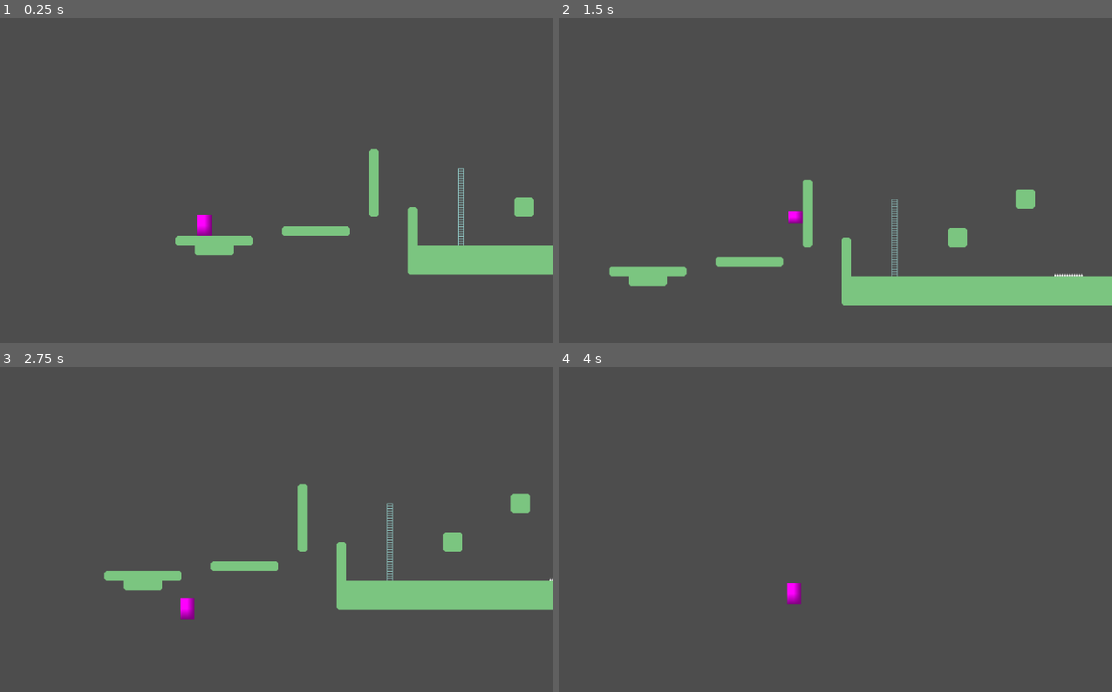
Above: before the commit, frames 1-4 (two rows, left to right).
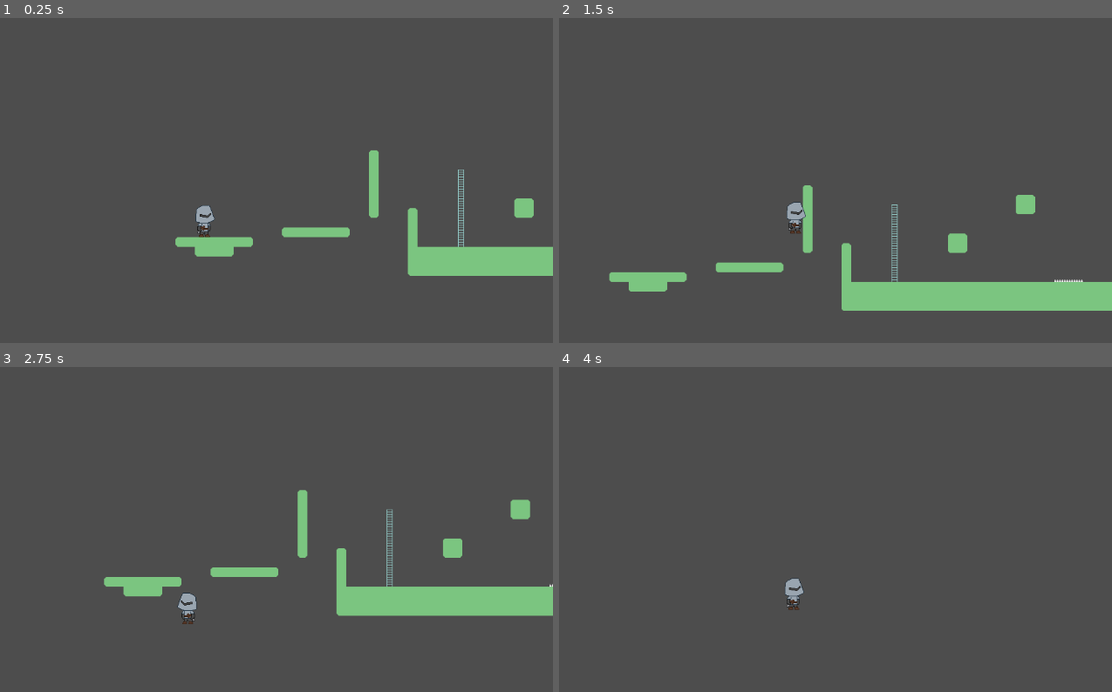
Above: after the commit, the same moments.

Repository: maxf6-283/vengeance-knight
Game: Godot game, scene res://objects/dummy_level/dummy_level.tscn
The game is run twice, just before and just after one commit, with the same random seed, the same clock (stepped at 60 frames per second) and the same inputs.
Inputs:
- Up to frame 1 (0.25 s): no input
- Up to frame 2 (1.5 s): hold D (walk_right) from 0.53 s (still down); tap C (roll) at 0.6, 1.35 s; tap Space (jump) at 0.77 s
- Up to frame 3 (2.75 s): tap Space (jump) at 1.52 s; release D (walk_right) at 2.03 s; hold A (walk_left) from 2.03 s (still down); tap C (roll) at 2.1 s
- Up to frame 4 (4 s): release A (walk_left) at 2.78 s; hold D (walk_right) from 2.78 s (still down); tap C (roll) at 2.85, 3.6 s; tap Space (jump) at 3.02, 3.77 s

The runs differ from the first frame. In frame 1, 1.0% of the frame differs, in the area x 31-100%, y 40-80%; in frame 2, 3.4%; in frame 3, 3.4%, in the area x 18-100%, y 35-80%; in frame 4, 0.2%.

Commit message:
Added knight idle

Diff:
--- a/objects/dummy_level/dummy_level.tscn
+++ b/objects/dummy_level/dummy_level.tscn
@@ -14,9 +14,6 @@
 tile_map_data = PackedByteArray("AAAAAAoAAQADAAEAAAABAAoAAQAAAAAAAAACAAoAAQAAAAAAAAADAAoAAQAAAAAAAAAEAAoAAQAAAAAAAAAFAA …(2160 unchanged characters)…
 tile_set = ExtResource("1_e4heu")
 
-[node name="Knight" parent="." instance=ExtResource("2_q7tqi")]
-position = Vector2(48, 111)
-
 [node name="LadderTileMap" type="TileMapLayer" parent="." groups=["ladder_map"]]
 tile_map_data = PackedByteArray("AAAdAAMAAQACAAIAAAAdAAQAAQACAAIAAAAdAAUAAQACAAIAAAAdAAYAAQACAAIAAAAdAAcAAQACAAIAAAAdAAgAAQACAAIAAAAdAAkAAQACAAIAAAAdAAoAAQACAAIAAAA=")
 tile_set = ExtResource("1_e4heu")
@@ -24,6 +21,9 @@
 [node name="HazardTileMap" type="TileMapLayer" parent="." groups=["hazard_map"]]
 tile_map_data = PackedByteArray("AAAwAAoAAQADAAIAAAAvAAoAAQADAAIAAAAuAAoAAQADAAIAAAA=")
 tile_set = ExtResource("1_e4heu")
+
+[node name="Knight" parent="." instance=ExtResource("2_q7tqi")]
+position = Vector2(48, 111)
 
 [node name="HazardRespawn" parent="." instance=ExtResource("3_q7tqi")]
 position = Vector2(106, 150)
--- a/objects/knight/knight.gd
+++ b/objects/knight/knight.gd
@@ -22,7 +22,11 @@
 	NONE = 0
 }
 
-@export var facing = FacingDirection.RIGHT
+@export var facing = FacingDirection.RIGHT:
+	set(new_val):
+		facing = new_val
+		if facing:
+			$KnightSprite.scale.x = abs($KnightSprite.scale.x) * facing
 
 var rolling = false
 var roll_speed = 0.0
@@ -34,7 +38,6 @@
 func start_roll(direction: int):
 	rolling = true
 	velocity.y = 0
-	$Sprite2D.scale.y = 20
 	var roll_tween = create_tween()
 	roll_tween.tween_property(self, "roll_speed", direction * roll_end_speed, roll_time) \
 			.from(direction * roll_start_speed).set_trans(Tween.TRANS_QUAD)
@@ -44,11 +47,11 @@
 func end_roll():
 	if rolling:
 		rolling = false
-		$Sprite2D.scale.y = 35
 		$RollCooldownTimer.start()
 
 func _ready():
 	respawn_location = position
+	$KnightSprite.play("idle")
 
 func _physics_process(delta):
 	var fall_speed = max_fall_speed
@@ -133,3 +136,4 @@
 func hazard_respawn():
 	position = respawn_location
 	velocity = Vector2(0, 0)
+	end_roll()
--- a/objects/knight/knight.tscn
+++ b/objects/knight/knight.tscn
@@ -1,24 +1,81 @@
-[gd_scene load_steps=5 format=3 uid="uid://dpyi27wp7jgdd"]
+[gd_scene load_steps=13 format=3 uid="uid://dpyi27wp7jgdd"]
 
 [ext_resource type="Script" uid="uid://breka23xsnydt" path="res://objects/knight/knight.gd" id="1_xnh7u"]
+[ext_resource type="Texture2D" uid="uid://cr1vttptgsmo0" path="res://assets/knight_idle.png" id="2_nu1vt"]
 
-[sub_resource type="PlaceholderTexture2D" id="PlaceholderTexture2D_ag87y"]
+[sub_resource type="AtlasTexture" id="AtlasTexture_7wnhg"]
+atlas = ExtResource("2_nu1vt")
+region = Rect2(0, 0, 64, 64)
+
+[sub_resource type="AtlasTexture" id="AtlasTexture_iynps"]
+atlas = ExtResource("2_nu1vt")
+region = Rect2(64, 0, 64, 64)
+
+[sub_resource type="AtlasTexture" id="AtlasTexture_vveg4"]
+atlas = ExtResource("2_nu1vt")
+region = Rect2(128, 0, 64, 64)
+
+[sub_resource type="AtlasTexture" id="AtlasTexture_j06qx"]
+atlas = ExtResource("2_nu1vt")
+region = Rect2(192, 0, 64, 64)
+
+[sub_resource type="AtlasTexture" id="AtlasTexture_q4iel"]
+atlas = ExtResource("2_nu1vt")
+region = Rect2(256, 0, 64, 64)
+
+[sub_resource type="AtlasTexture" id="AtlasTexture_g752n"]
+atlas = ExtResource("2_nu1vt")
+region = Rect2(320, 0, 64, 64)
+
+[sub_resource type="AtlasTexture" id="AtlasTexture_c8e5b"]
+atlas = ExtResource("2_nu1vt")
+region = Rect2(384, 0, 64, 64)
+
+[sub_resource type="SpriteFrames" id="SpriteFrames_2an3b"]
+animations = [{
+"frames": [{
+"duration": 1.0,
+"texture": SubResource("AtlasTexture_7wnhg")
+}, {
+"duration": 1.0,
+"texture": SubResource("AtlasTexture_iynps")
+}, {
+"duration": 1.0,
+"texture": SubResource("AtlasTexture_vveg4")
+}, {
+"duration": 1.0,
+"texture": SubResource("AtlasTexture_j06qx")
+}, {
+"duration": 1.0,
+"texture": SubResource("AtlasTexture_q4iel")
+}, {
+"duration": 1.0,
+"texture": SubResource("AtlasTexture_g752n")
+}, {
+"duration": 1.0,
+"texture": SubResource("AtlasTexture_c8e5b")
+}],
+"loop": true,
+"name": &"idle",
+"speed": 5.0
+}]
 
 [sub_resource type="RectangleShape2D" id="RectangleShape2D_1wu7s"]
-size = Vector2(23, 35)
+size = Vector2(22, 43)
 
 [sub_resource type="RectangleShape2D" id="RectangleShape2D_o2iyq"]
-size = Vector2(22.953125, 31.5625)
+size = Vector2(21, 42.5)
 
 [node name="Knight" type="CharacterBody2D"]
 script = ExtResource("1_xnh7u")
 
-[node name="Sprite2D" type="Sprite2D" parent="."]
-position = Vector2(4.7683716e-07, 9.536743e-07)
-scale = Vector2(23.067, 35)
-texture = SubResource("PlaceholderTexture2D_ag87y")
+[node name="KnightSprite" type="AnimatedSprite2D" parent="."]
+texture_filter = 1
+sprite_frames = SubResource("SpriteFrames_2an3b")
+animation = &"idle"
 
 [node name="HitBox" type="CollisionShape2D" parent="."]
+position = Vector2(0, 5.5)
 shape = SubResource("RectangleShape2D_1wu7s")
 
 [node name="Camera2D" type="Camera2D" parent="."]
@@ -40,6 +97,7 @@
 collision_mask = 6
 
 [node name="CollisionShape2D" type="CollisionShape2D" parent="HurtBox"]
+position = Vector2(0, 5.25)
 shape = SubResource("RectangleShape2D_o2iyq")
 debug_color = Color(0.9874309, 0, 0.31808007, 0.41960785)
 
Binary file added: assets/knight_idle.png
Not shown, added: assets/knight_idle.png.import
